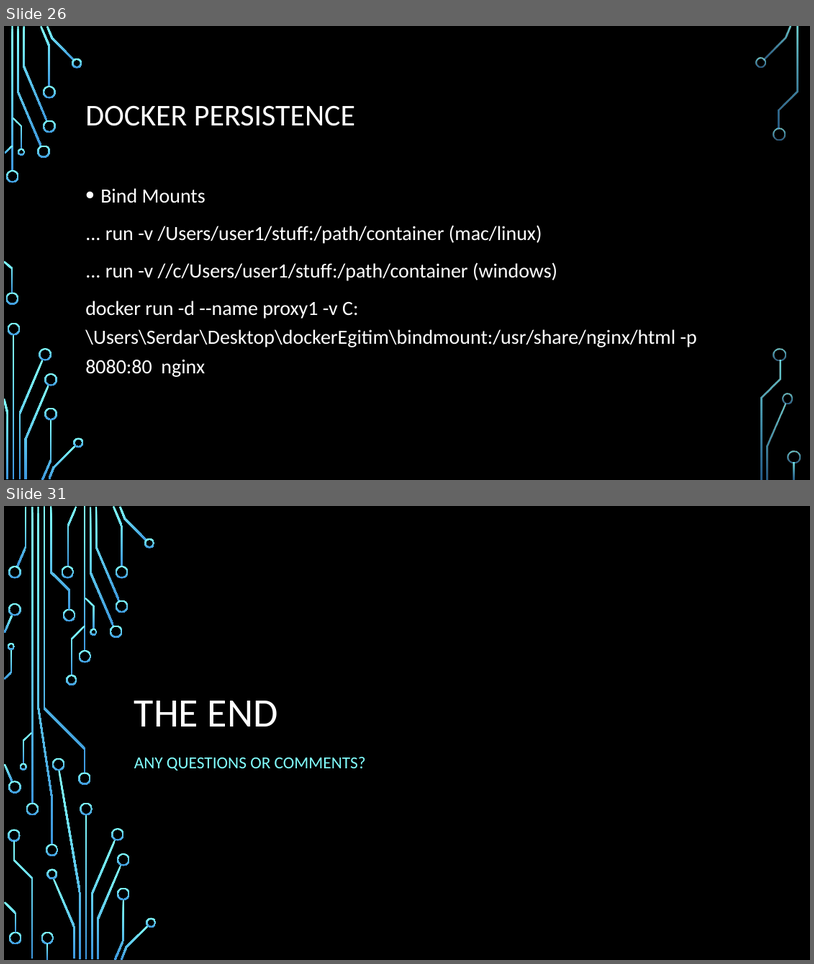
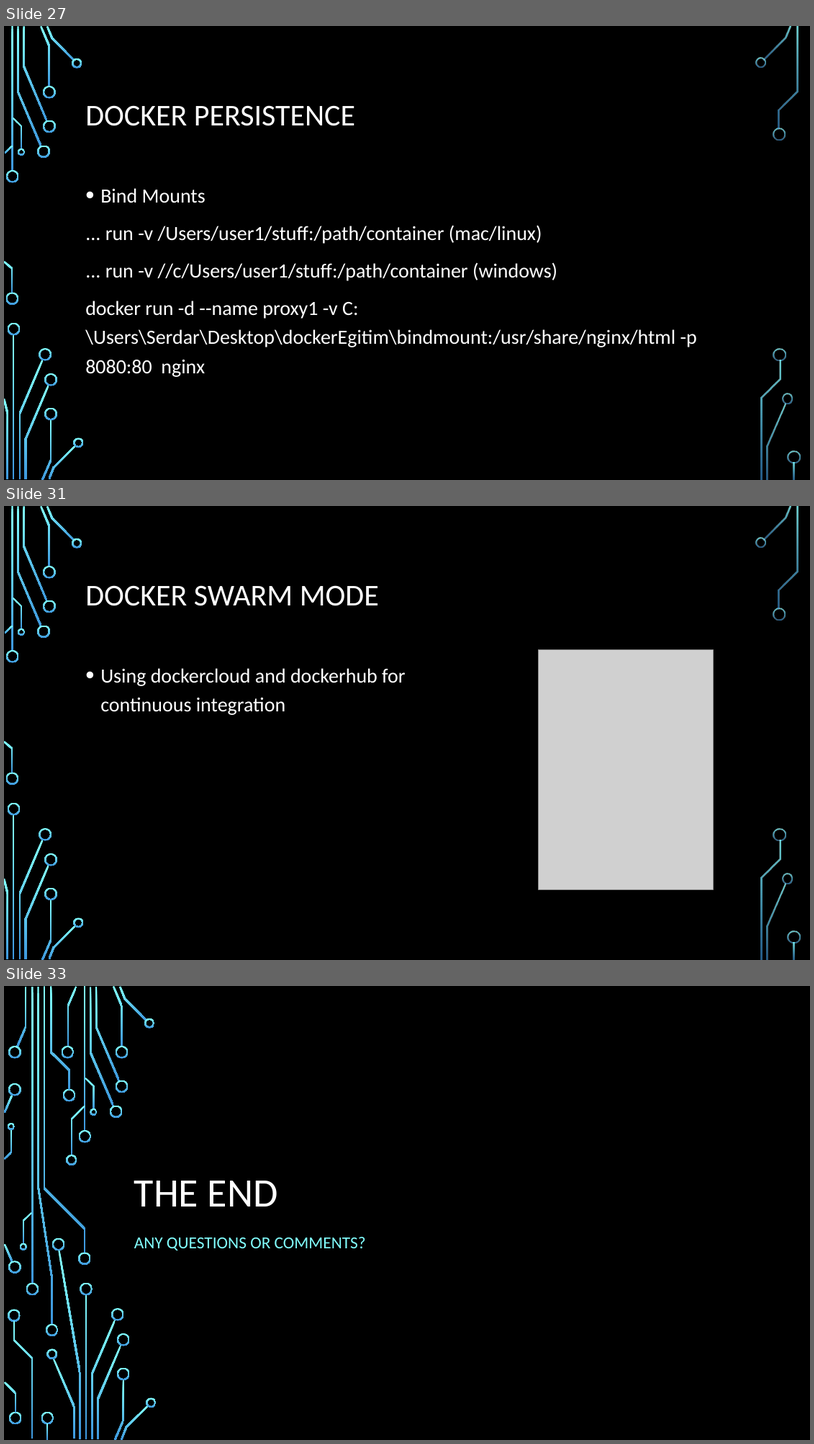
Before and after one commit to serdarmumcu/dockertraining, a slide deck: DOCKER 101.pptx. Shown one above the other, each under a label of ours: slides 26 and 31 before the commit, slides 27, 31 and 33 after it; the slides between them are not shown. The pictures are 814x964 and 814x1444 pixels, drawn with LibreOffice and Linux fonts; fonts in the diff are those of the drawing; grey boxes stand for pictures; background and template pictures are left out. Boxes give left, top, right and bottom in pixels: in the first picture for what was removed or moved away, otherwise in the second. Text is boxed around its words. In the diff, an @@ line names an element or a change of style, - is before the commit and + after.

```diff
--- a/DOCKER 101.pptx
+++ b/DOCKER 101.pptx
@@ slide 31 added at (x1=4, y1=506, x2=810, y2=960), background picture (left out); not listed: 36 template elements that a slide beside it also shows @@
@@ title added at (x1=85, y1=585, x2=379, y2=606), 36 pt, text #FFFFFF @@
+DOCKER SWARM MODE
@@ picture added at (x1=539, y1=650, x2=714, y2=890) @@
@@ text added at (x1=100, y1=668, x2=405, y2=715), 24 pt, text #FFFFFF @@
+• Using dockercloud and dockerhub for continuous integration
@@ what was slide 26 is now slide 27 @@
@@ what was slide 31 is now slide 33 @@
```
Also in this commit, not shown: 9 slides changed, 1 other slide added.
